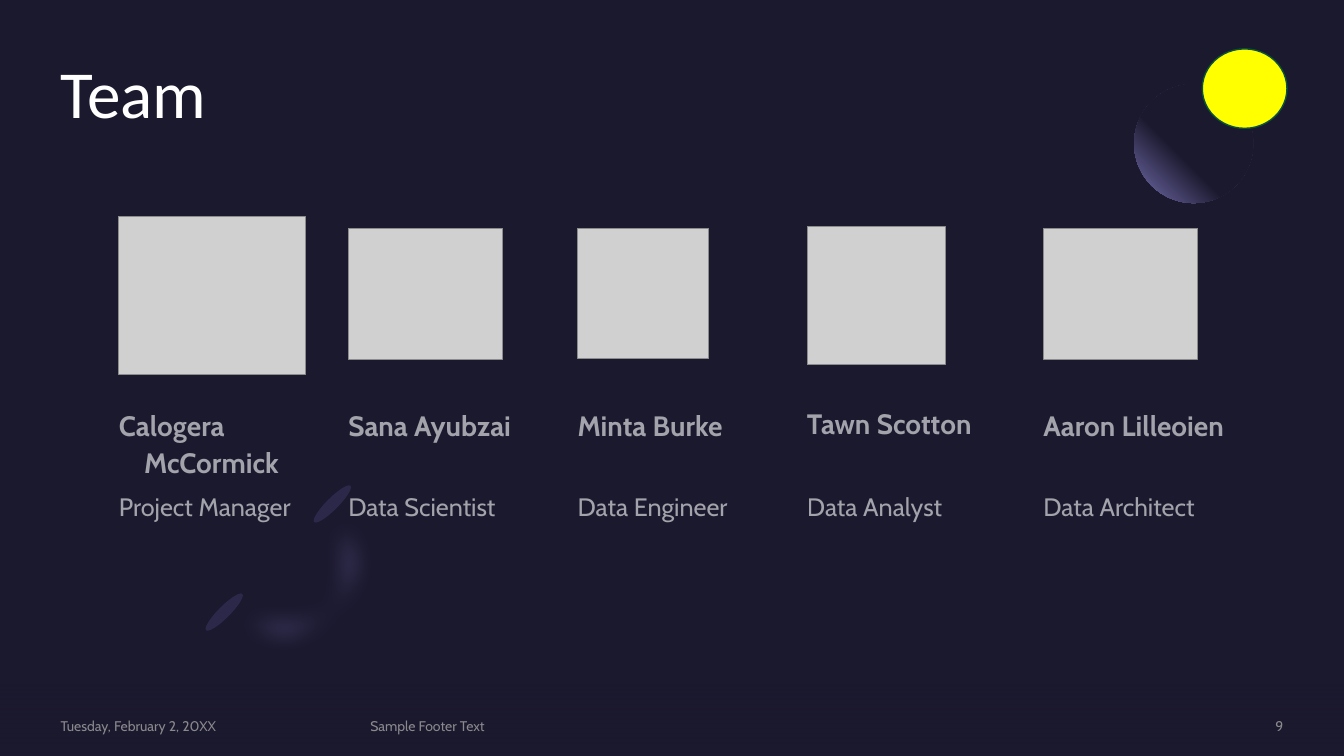
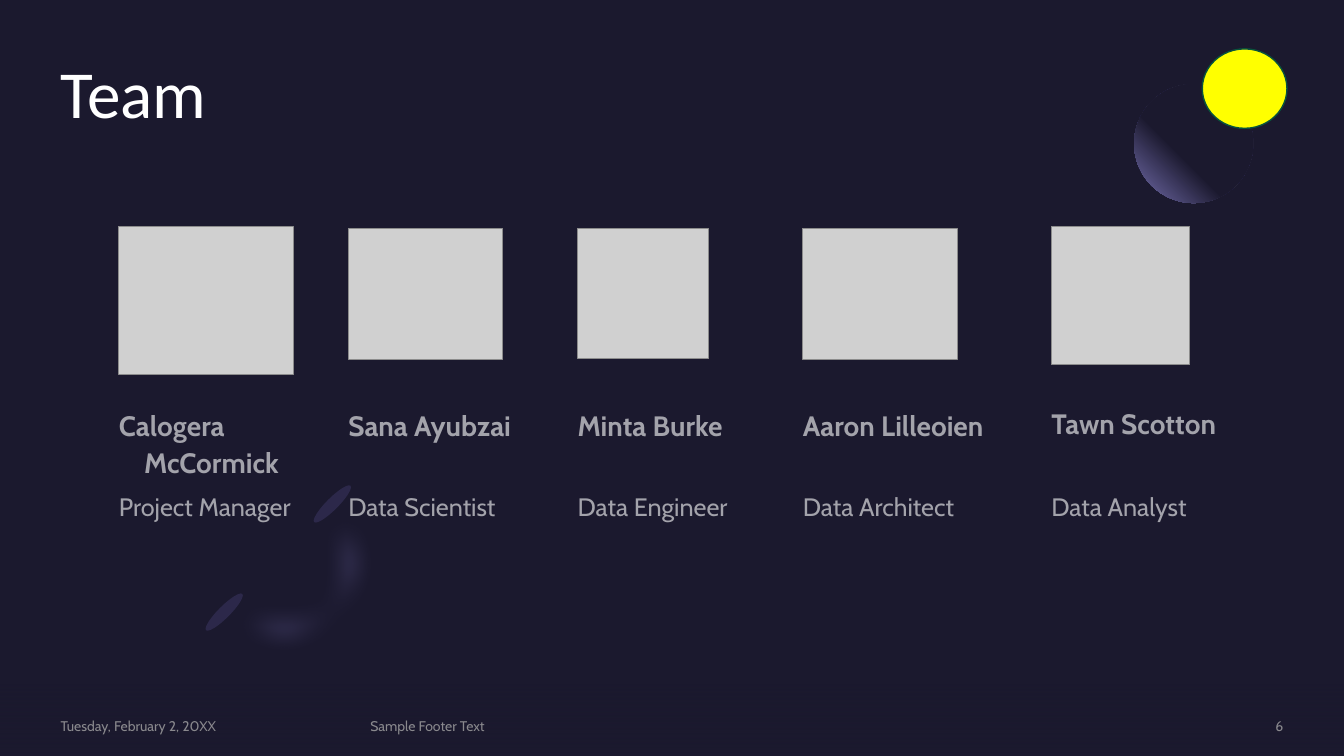
Before and after one commit to CMccormick0003/Data_Science_Salary_Trends, a slide deck: slide 6 of Presentation/draft_presentation_salaries_2023.pptx (slide 9 before the commit). Drawn at 1344x756 pixels with LibreOffice and Linux fonts; fonts in the diff are those of the drawing; grey boxes stand for pictures. Boxes give left, top, right and bottom in pixels: in the first picture for what was removed or moved away, otherwise in the second. Text is boxed around its words. In the diff, an @@ line names an element or a change of style, - is before the commit and + after.

```diff
--- a/Presentation/draft_presentation_salaries_2023.pptx
+++ b/Presentation/draft_presentation_salaries_2023.pptx
@@ picture: place and size @@
-picture at <box>119,217,306,375</box>
+picture at <box>119,227,293,375</box>
@@ 2 texts, 1 picture: place and size @@
-2 texts, 1 picture at <box>1043,228,1224,516</box>
+2 texts, 1 picture at <box>803,228,983,516</box>
@@ 2 texts, 1 picture: place and size @@
-2 texts, 1 picture at <box>807,227,972,522</box>
+2 texts, 1 picture at <box>1051,227,1216,522</box>
@@ page number at <box>1275,721,1283,731</box>: text changed @@
-9
+6
```
Also in this commit, not shown: 3 other slides changed, 1 slide added, 1 slide removed.
